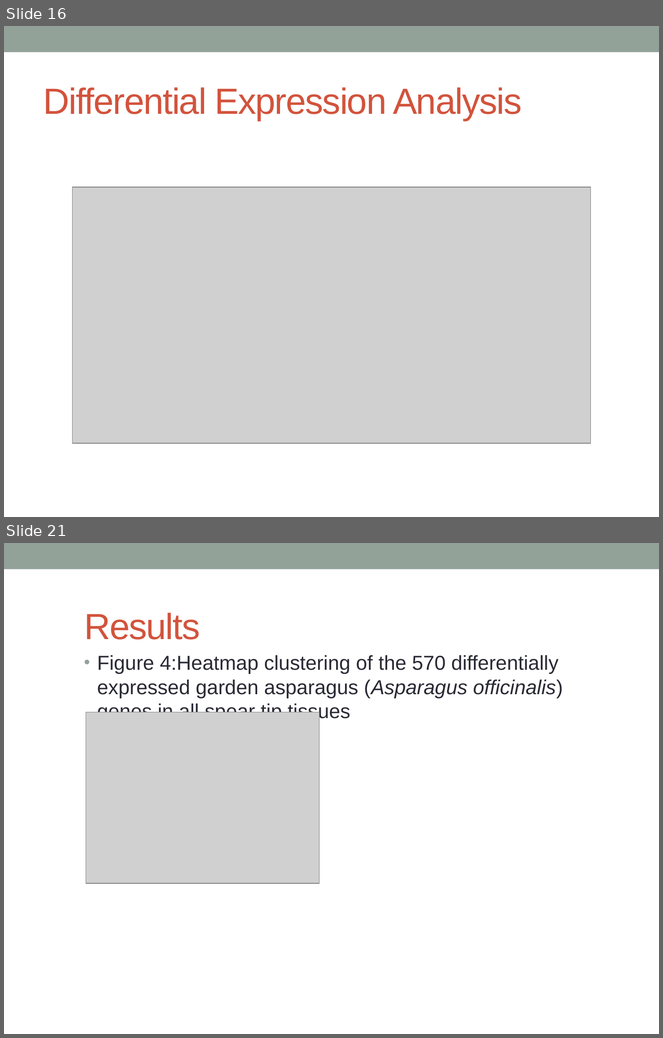
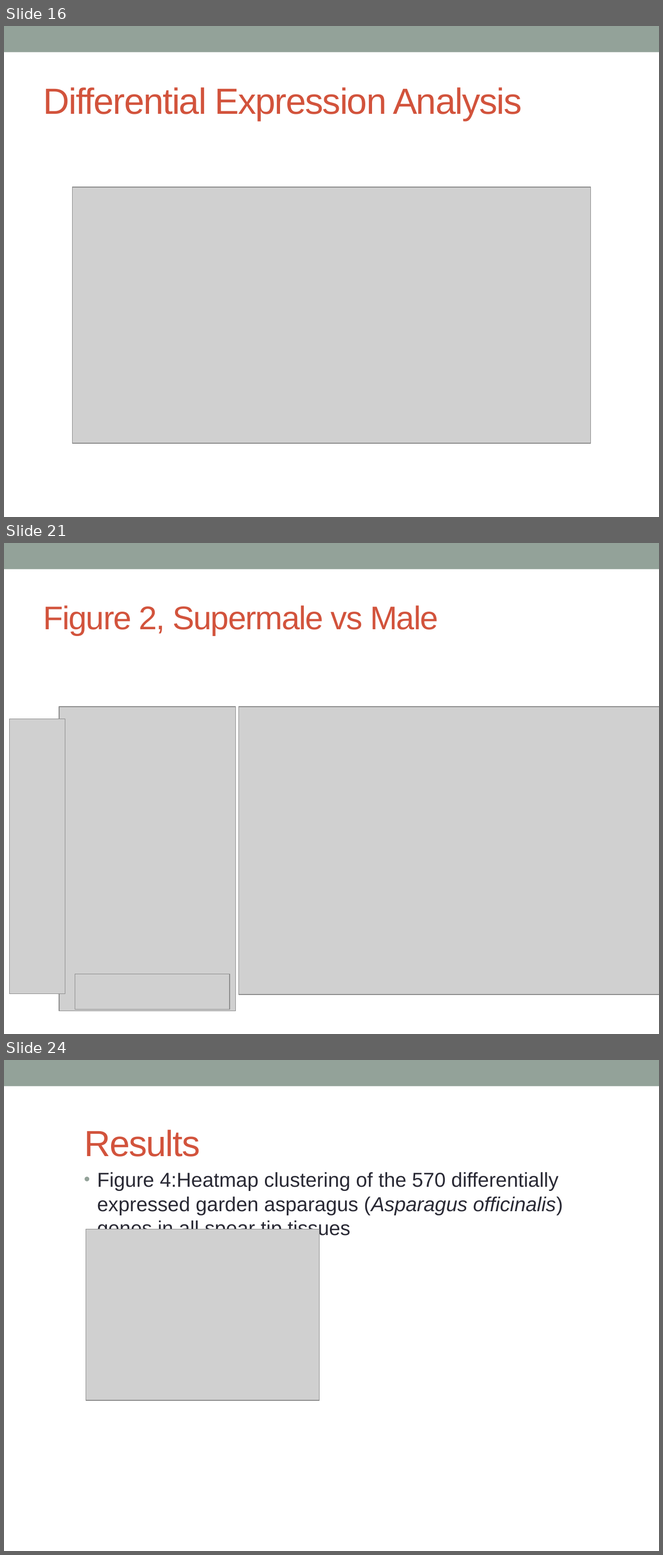
Before and after one commit to katholan/BCB546X-Spring2017_Valerin_final_project, a slide deck: asparagus.pptx. Shown one above the other, each under a label of ours: slides 16 and 21 before the commit, slides 16, 21 and 24 after it; the slides between them are not shown. The pictures are 663x1038 and 663x1555 pixels, drawn with LibreOffice and Linux fonts; fonts in the diff are those of the drawing; grey boxes stand for pictures. Boxes give left, top, right and bottom in pixels: in the first picture for what was removed or moved away, otherwise in the second. Text is boxed around its words. In the diff, an @@ line names an element or a change of style, - is before the commit and + after.

```diff
--- a/asparagus.pptx
+++ b/asparagus.pptx
@@ slide 21 added at box(4, 543, 659, 1034), background #FFFFFF; not listed: 1 template element that a slide beside it also shows @@
@@ title added at box(44, 605, 438, 636), 36 pt, text #D2533C @@
+Figure 2, Supermale vs Male
@@ picture added at box(59, 707, 235, 1012) @@
@@ picture added at box(239, 707, 659, 995) @@
@@ picture added at box(9, 719, 65, 994) @@
@@ picture added at box(75, 974, 229, 1009) @@
@@ what was slide 21 is now slide 24 @@
```
Also in this commit, not shown: 3 slides changed, 3 other slides added, 1 slide removed.
